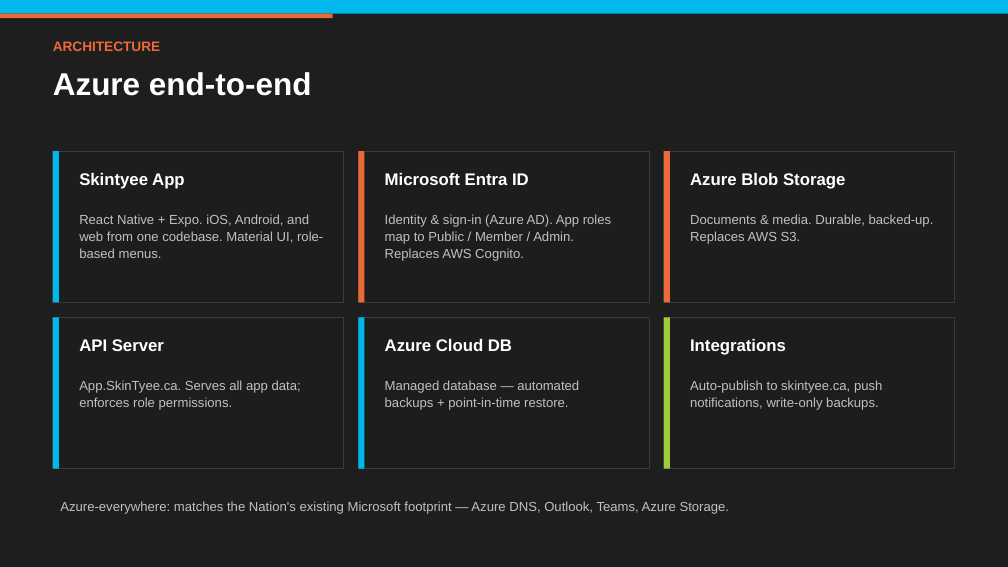
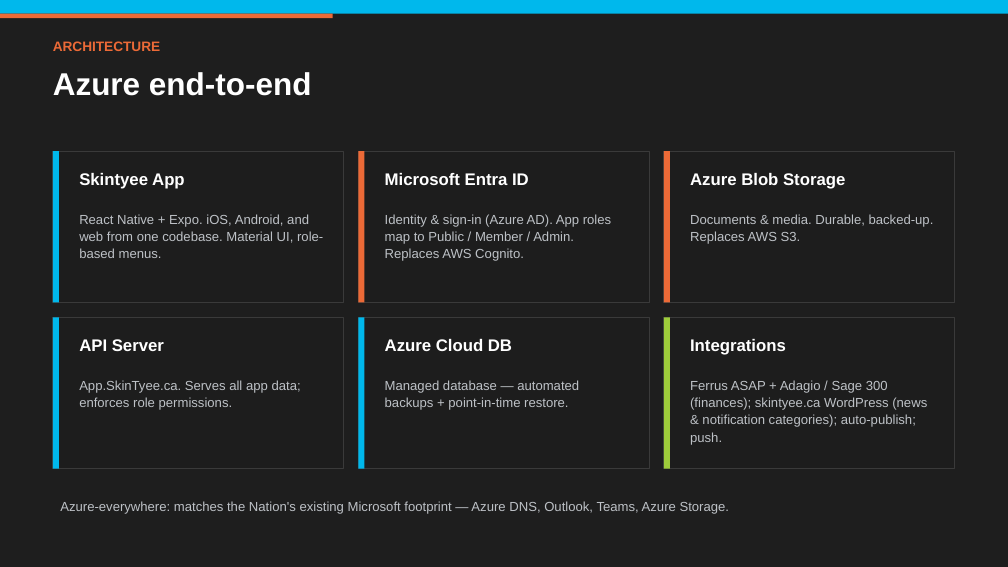
Before and after one commit to skintyeenation/webfront, a slide deck: slide 5 of docs/Skintyee-App-Proposal.pptx (slide 4 before the commit). Drawn at 1008x567 pixels with LibreOffice and Linux fonts; fonts in the diff are those of the drawing. Boxes give left, top, right and bottom in pixels: in the first picture for what was removed or moved away, otherwise in the second. Text is boxed around its words. In the diff, an @@ line names an element or a change of style, - is before the commit and + after.

```diff
--- a/docs/Skintyee-App-Proposal.pptx
+++ b/docs/Skintyee-App-Proposal.pptx
@@ text at (x1=690, y1=380, x2=927, y2=445): text changed @@
-Auto-publish to skintyee.ca, push notifications, write-only backups.
+Ferrus ASAP + Adagio / Sage 300 (finances); skintyee.ca WordPress (news & notification categories); auto-publish; push.
```
Also in this commit, not shown: 1 other slide changed, 1 slide added, 23 other files.
